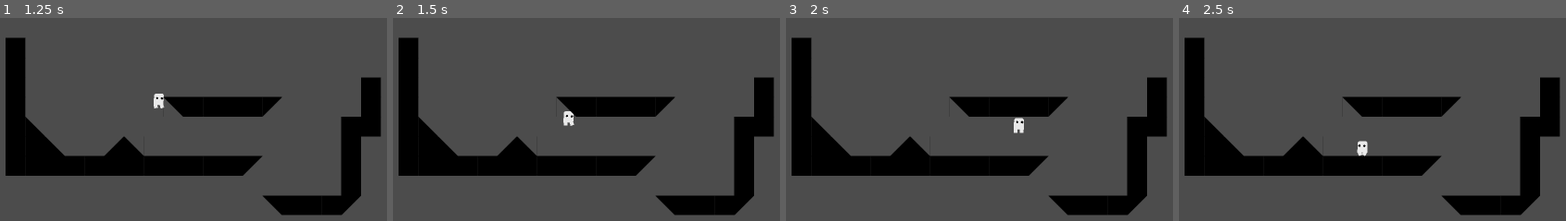
Above: before the commit, frames 1-4 (left to right).
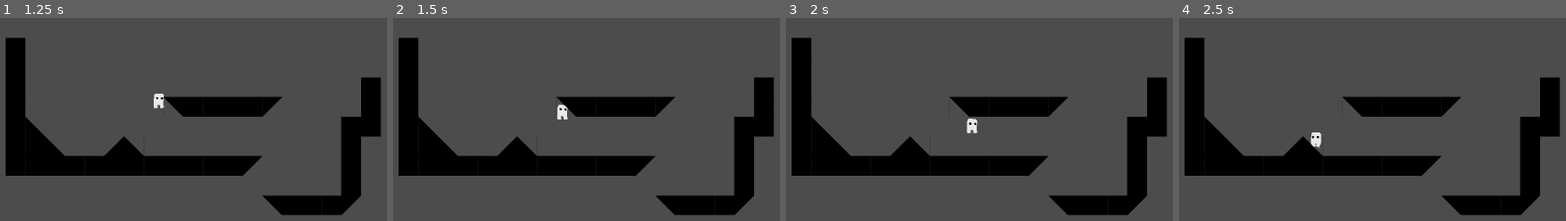
Above: after the commit, the same moments.

Repository: Maigal/gorace
Game: Godot game, scene res://Levels/level_0.tscn
Same seed, same stepped clock (60 frames per second), same inputs: the game is played once before the commit and once after it.
Inputs:
- Up to frame 1 (1.25 s): tap Enter at 0.5 s; hold Right (move_right) from 0.53 s (still down); tap Space (jump) at 0.6, 0.77, 1.07 s
- Up to frame 2 (1.5 s): keep holding Right (move_right); tap Space (jump) at 1.35 s
- Up to frame 3 (2 s): keep holding Right (move_right); tap Space (jump) at 1.52, 1.82 s
- Up to frame 4 (2.5 s): release Right (move_right) at 2.03 s; hold Left (move_left) from 2.03 s (still down); tap Space (jump) at 2.1 s

Frame 1 is identical in both runs. In frame 2, 0.3% of the frame differs, in the area x 42-47%, y 42-54%; in frame 3, 0.4%, in the area x 46-62%, y 49-57%; in frame 4, 0.4%.

Commit message:
raycast 2d collider

Diff:
--- a/client/Levels/level_0.tscn
+++ b/client/Levels/level_0.tscn
@@ -82,8 +82,11 @@
 [node name="Player" parent="." instance=ExtResource( 1 )]
 position = Vector2( 333, 170 )
 
-[node name="TileMap" type="TileMap" parent="."]
+[node name="TileMap" type="TileMap" parent="." groups=[
+"terrain",
+]]
 tile_set = SubResource( 4 )
 cell_size = Vector2( 48, 48 )
+collision_layer = 2
 format = 1
 tile_data = PoolIntArray( 131075, 0, 0, 196611, 0, 0, 262147, 0, 0, 262165, 0, 0, 327683, 0, 0, 327691, 1, 0, 327692, 0 …(540 unchanged characters)…
--- a/client/Player.gd
+++ b/client/Player.gd
@@ -20,6 +20,7 @@
 	pass
 
 func _physics_process(delta):
+
 
 	if wallJumpKnockback > 0:
 		wallJumpKnockback -= 2
@@ -78,11 +79,15 @@
 	if y_velocity > MAX_FALL_SPEED:
 		y_velocity = MAX_FALL_SPEED
 
-	print(is_on_wall())
+#	print(is_on_wall())
+
+	var wallCollider = false
+	if $Rig/RayCast2D.is_colliding() and $Rig/RayCast2D.get_collider().is_in_group("terrain"):
+		wallCollider = true
 
 	if isGrounded  and Input.is_action_just_pressed("jump"):
 		y_velocity = -JUMP_FORCE
-	elif is_on_wall() and Input.is_action_just_pressed("jump") and canWallJump:
+	elif wallCollider and Input.is_action_just_pressed("jump") and canWallJump:
 		y_velocity = -JUMP_FORCE * 0.65
 		wallJumpKnockback = 200 * -player_direction
 
--- a/client/Player.tscn
+++ b/client/Player.tscn
@@ -109,8 +109,7 @@
 "values": [ -9.88514, -9.88514 ]
 }
 
-[sub_resource type="Animation" id=2]
-resource_name = "idle"
+[sub_resource type="Animation" id=3]
 loop = true
 tracks/0/type = "value"
 tracks/0/path = NodePath("Rig/Body:position")
@@ -309,8 +308,7 @@
 "values": [ 13.8876, 13.8876 ]
 }
 
-[sub_resource type="Animation" id=3]
-resource_name = "run"
+[sub_resource type="Animation" id=5]
 length = 0.5
 loop = true
 step = 0.25
@@ -412,6 +410,7 @@
 }
 
 [node name="Player" type="KinematicBody2D"]
+collision_mask = 2
 script = ExtResource( 4 )
 __meta__ = {
 "_edit_horizontal_guides_": [ 22.3129 ]
@@ -419,20 +418,21 @@
 
 [node name="Rig" type="Node2D" parent="."]
 
+[node name="RayCast2D" type="RayCast2D" parent="Rig"]
+enabled = true
+cast_to = Vector2( 25, 0 )
+collision_mask = 2147483650
+
 [node name="Body" type="Sprite" parent="Rig"]
-position = Vector2( 0.0701523, 1 )
-rotation = -0.0649491
 texture = ExtResource( 1 )
 
 [node name="Leg_Left" type="Sprite" parent="Rig/Body"]
-position = Vector2( -8.6483, 10.8265 )
-rotation = -0.817137
+position = Vector2( -7.5, 11.805 )
 texture = ExtResource( 2 )
 offset = Vector2( 0, 5 )
 
 [node name="Leg_Right" type="Sprite" parent="Rig/Body"]
-position = Vector2( 8.28026, 11.1565 )
-rotation = 0.725564
+position = Vector2( 7.5, 11.805 )
 texture = ExtResource( 2 )
 offset = Vector2( 0, 5 )
 
@@ -447,7 +447,7 @@
 
 [node name="AnimationPlayer" type="AnimationPlayer" parent="."]
 playback_default_blend_time = 0.1
-anims/fall = SubResource( 4 )
-anims/idle = SubResource( 2 )
-anims/jump = SubResource( 5 )
-anims/run = SubResource( 3 )
+anims/fall = SubResource( 2 )
+anims/idle = SubResource( 3 )
+anims/jump = SubResource( 4 )
+anims/run = SubResource( 5 )
--- a/client/project.godot
+++ b/client/project.godot
@@ -44,6 +44,11 @@
  ]
 }
 
+[layer_names]
+
+2d_physics/layer_1="Player"
+2d_physics/layer_2="Terrain"
+
 [rendering]
 
 quality/driver/driver_name="GLES2"
Not shown: 2 places in client/Player.tscn that only renumber resources
